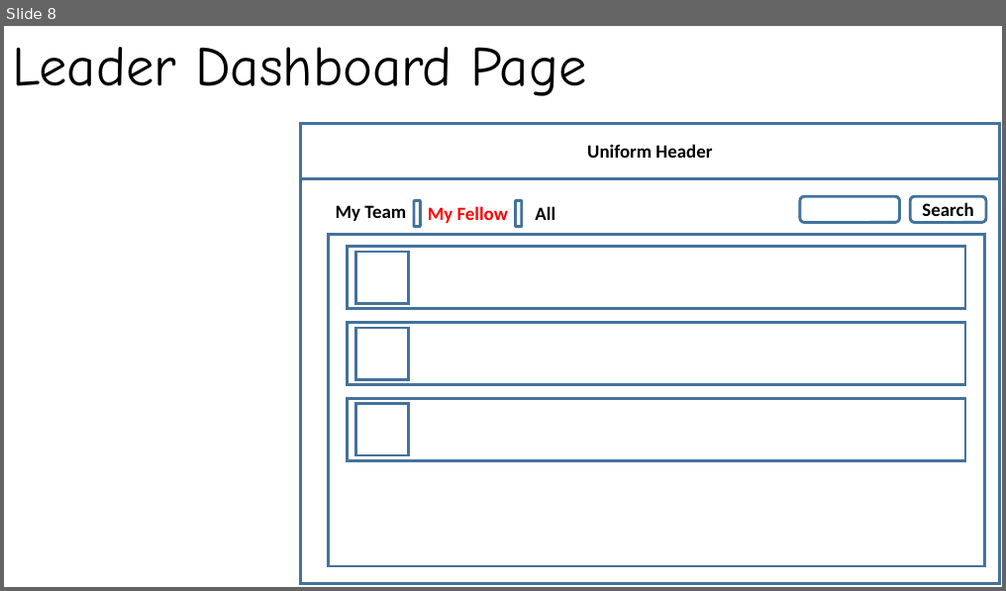
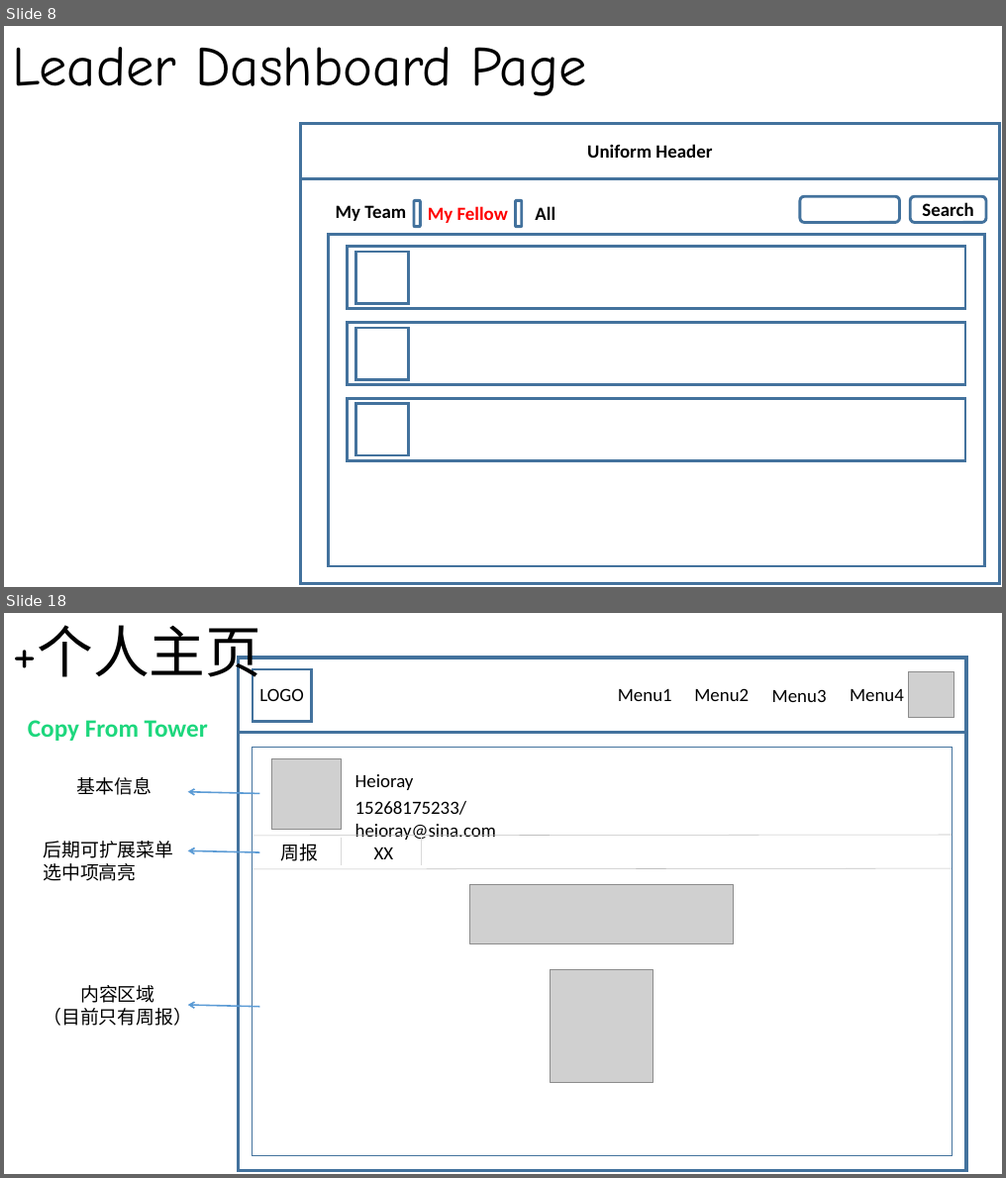
Before and after one commit to Aiyoumi-FE/ONE-TEAM, a slide deck: pageDesign.pptx. Shown one above the other, each under a label of ours: slide 8 before the commit, slides 8 and 18 after it; the slides between them are not shown. The pictures are 1006x591 and 1006x1178 pixels, drawn with LibreOffice and Linux fonts; fonts in the diff are those of the drawing; grey boxes stand for pictures. Boxes give left, top, right and bottom in pixels: in the first picture for what was removed or moved away, otherwise in the second. Text is boxed around its words. In the diff, an @@ line names an element or a change of style, - is before the commit and + after.

```diff
--- a/pageDesign.pptx
+++ b/pageDesign.pptx
@@ slide 18 added at (4, 613, 1002, 1174), background #FFFFFF @@
@@ text added at (12, 625, 261, 691), 54 pt, text #000000 @@
++个人主页
@@ group added at (238, 658, 966, 1171): 6 rectangles, 5 texts, 1 picture @@
+LOGO
+Menu1
+Menu2
+Menu3
+Menu4
@@ text added at (28, 720, 208, 741), 24 pt, text #1DD77D, bold @@
+Copy From Tower
@@ picture added at (271, 759, 342, 830) @@
@@ text added at (76, 777, 152, 795), 18 pt, text #000000 @@
+基本信息
@@ text added at (355, 774, 414, 790), 18 pt, text #000000 @@
+Heioray
@@ arrow added from (260, 793) to (188, 792), #5B9BD5 1.5 pt @@
@@ text added at (355, 801, 496, 840), 18 pt, text #000000 @@
+15268175233/heioray@sina.com
@@ text added at (43, 841, 173, 881), 18 pt, text #000000 @@
+后期可扩展菜单
+选中项高亮
@@ line added from (253, 836) to (951, 835), #BFBFBF 0.5 pt @@
@@ text added at (281, 844, 319, 861), 18 pt, text #000000 @@
+周报
@@ line added from (341, 839) to (341, 865), #D9D9D9 0.5 pt @@
@@ text added at (374, 848, 394, 860), 18 pt, text #000000 @@
+XX
@@ line added from (421, 839) to (421, 865), #D9D9D9 0.5 pt @@
@@ arrow added from (260, 853) to (188, 851), #5B9BD5 1.5 pt @@
@@ line added from (253, 869) to (951, 868), #BFBFBF 0.5 pt @@
@@ picture added at (470, 884, 734, 944) @@
@@ text added at (43, 985, 192, 1026), 18 pt, text #000000 @@
+内容区域
+（目前只有周报）
@@ picture added at (550, 970, 653, 1082) @@
@@ arrow added from (260, 1007) to (188, 1005), #5B9BD5 1.5 pt @@
```
Also in this commit, not shown: 1 slide changed, 12 other slides added, 1 slide removed.
